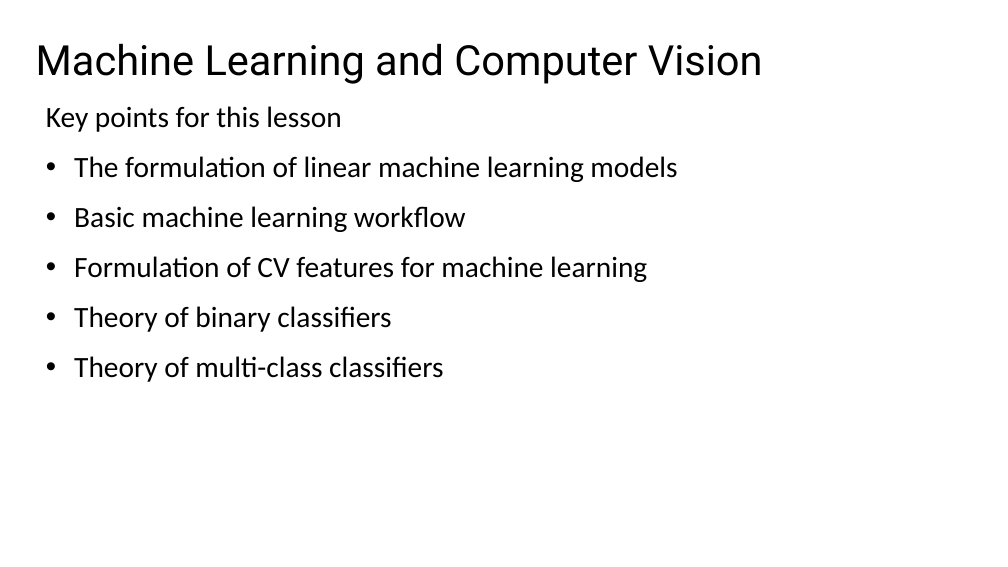
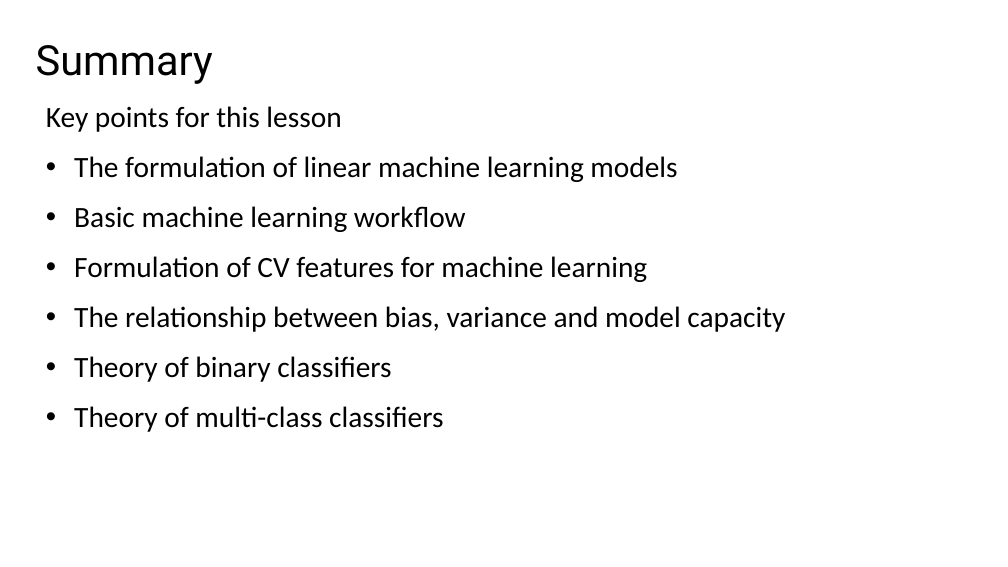
Before and after one commit to StephenElston/CSCI-E25, a slide deck: slide 59 of Slides/4_MachineLearningForCV.pptx. Drawn at 1008x567 pixels with LibreOffice and Linux fonts; fonts in the diff are those of the drawing. Boxes give left, top, right and bottom in pixels: in the first picture for what was removed or moved away, otherwise in the second. Text is boxed around its words. In the diff, an @@ line names an element or a change of style, - is before the commit and + after.

Commit message:
Corrected summary slide

```diff
--- a/Slides/4_MachineLearningForCV.pptx
+++ b/Slides/4_MachineLearningForCV.pptx
@@ title at [36, 45, 213, 84]: text changed @@
-Machine Learning and Computer Vision
+Summary
@@ text at [74, 306, 785, 332]: paragraph added @@
+• The relationship between bias, variance and model capacity
```
